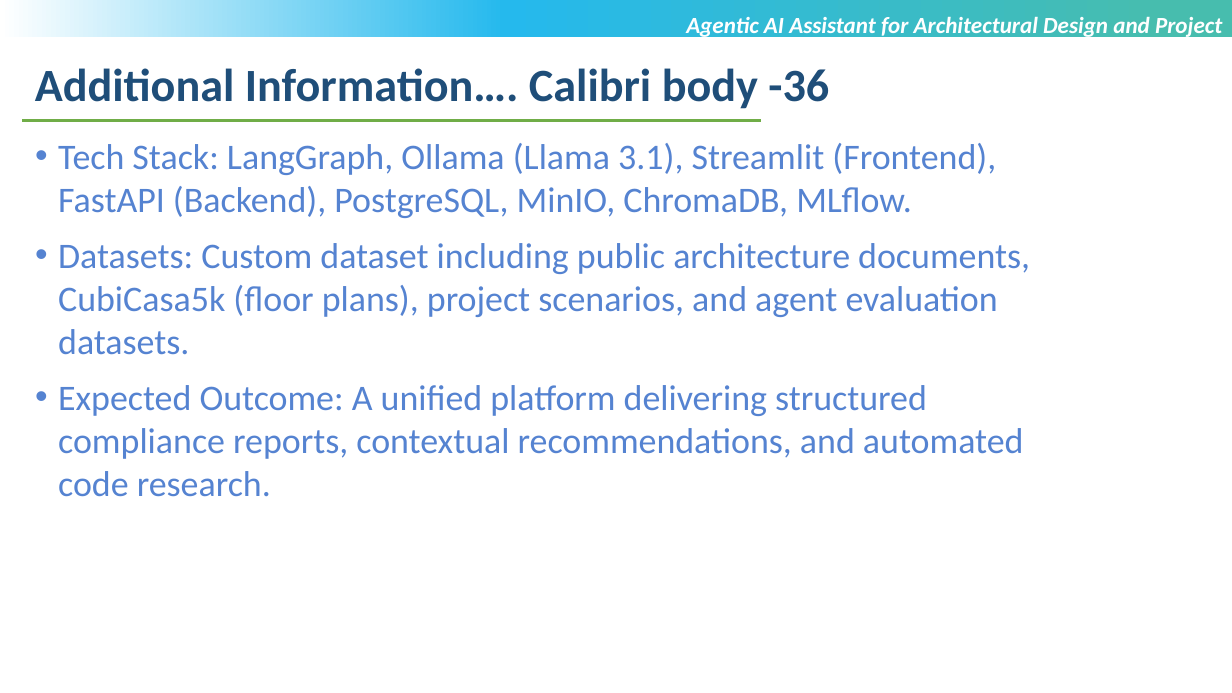
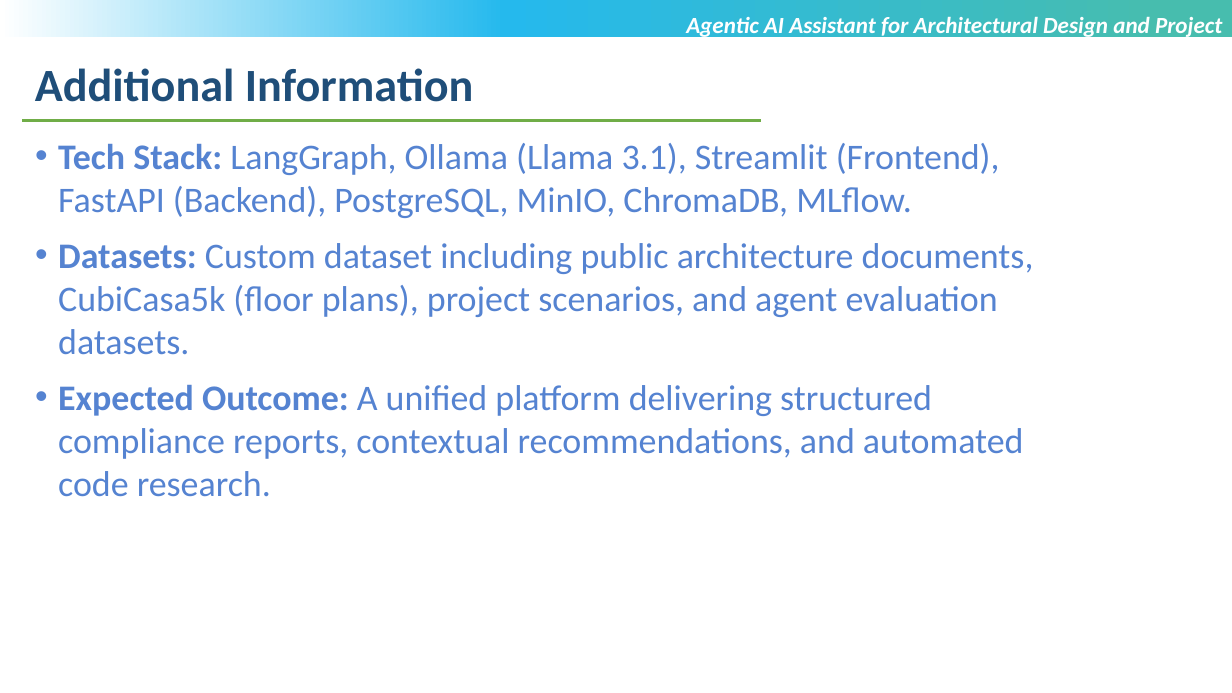
Before and after one commit to MehtaRahi/AgenticAI_Architectural_Assistant, a slide deck: slide 7 of T9998_VIT-Chennai_Rahi_Sanxipt_Mehta_Review1.pptx. Drawn at 1232x693 pixels with LibreOffice and Linux fonts; fonts in the diff are those of the drawing; background and template pictures are left out. Boxes give left, top, right and bottom in pixels: in the first picture for what was removed or moved away, otherwise in the second. Text is boxed around its words. In the diff, an @@ line names an element or a change of style, - is before the commit and + after.

```diff
--- a/T9998_VIT-Chennai_Rahi_Sanxipt_Mehta_Review1.pptx
+++ b/T9998_VIT-Chennai_Rahi_Sanxipt_Mehta_Review1.pptx
@@ text at [35,68,474,102]: text changed @@
-Additional Information…. Calibri body -36
+Additional Information
@@ text "Tech Stack: LangGraph, Ollama (Llama ..." at [58,143,1034,497]: bold on in "Tech Stack:", "Datasets:", "Expected Outcome:" @@
```
Also in this commit, not shown: 4 other slides changed.
